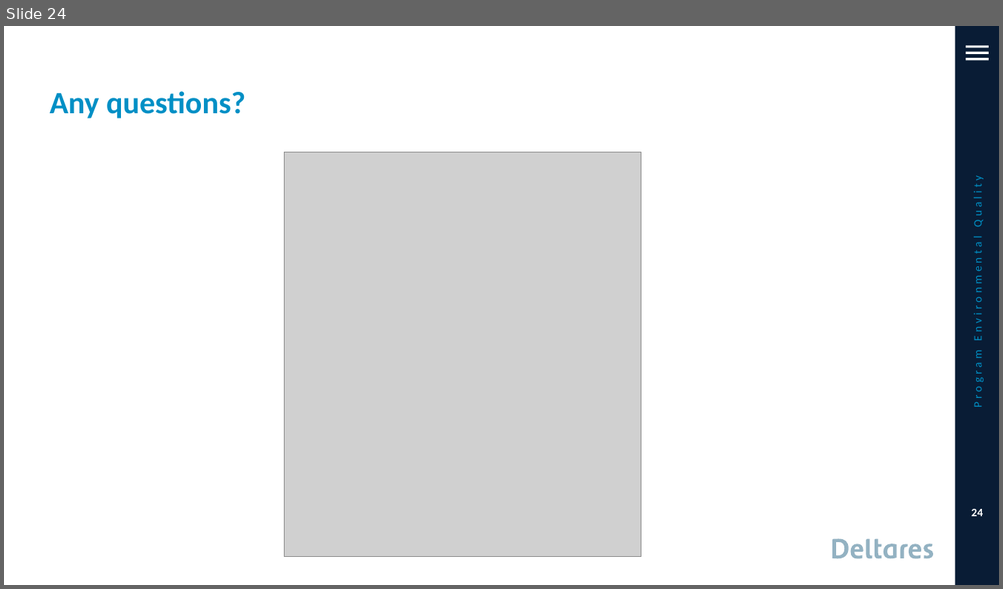
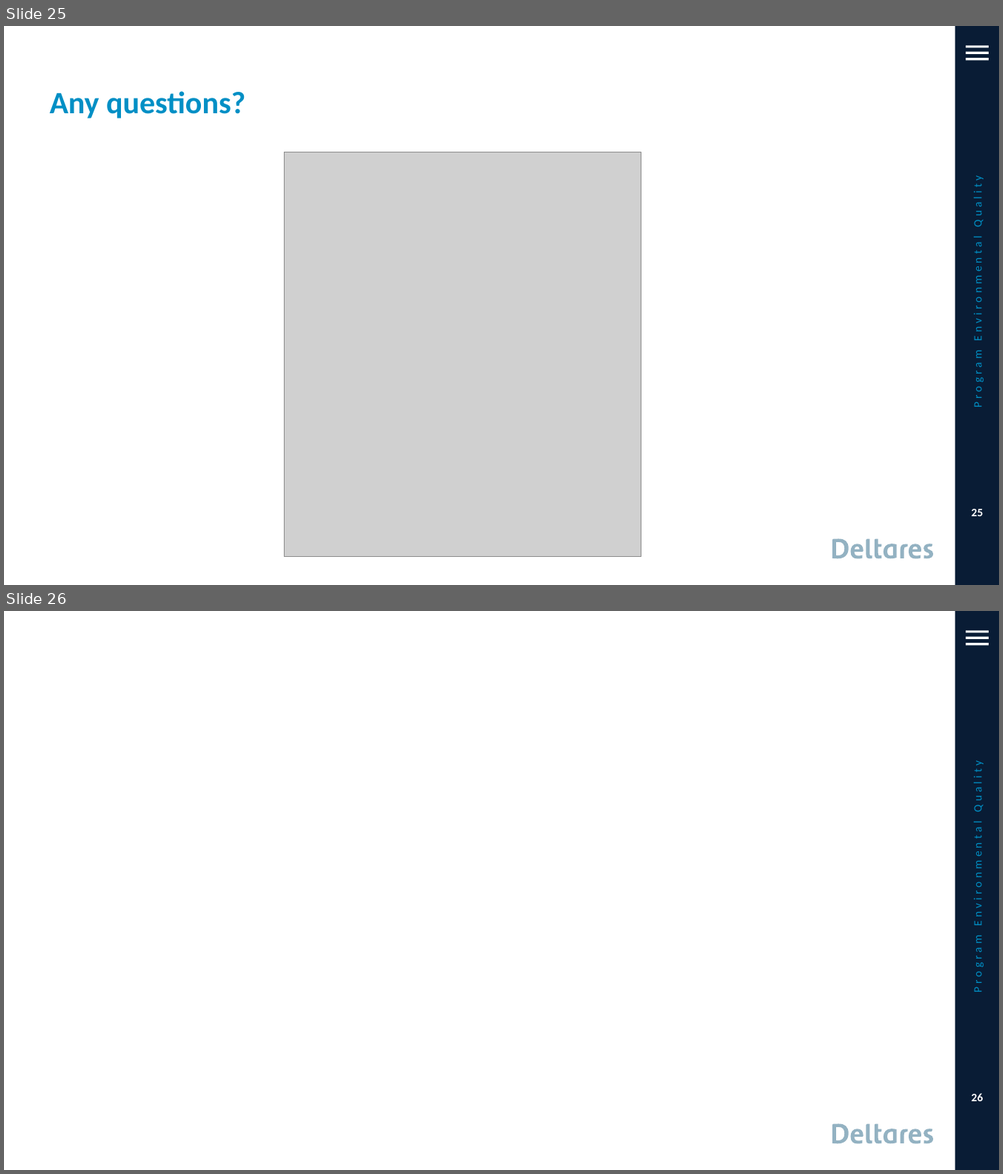
Before and after one commit to RSchueder/dflowutil, a slide deck: DFMWAQ_with_python.pptx. Shown one above the other, each under a label of ours: slide 24 before the commit, slides 25 and 26 after it. The pictures are 1003x589 and 1003x1174 pixels, drawn with LibreOffice and Linux fonts; fonts in the diff are those of the drawing; grey boxes stand for pictures; background and template pictures are left out. Boxes give left, top, right and bottom in pixels: in the first picture for what was removed or moved away, otherwise in the second. Text is boxed around its words. In the diff, an @@ line names an element or a change of style, - is before the commit and + after.

```diff
--- a/DFMWAQ_with_python.pptx
+++ b/DFMWAQ_with_python.pptx
@@ slide 26 added at box(4, 611, 999, 1170), background #FFFFFF; not listed: 5 template elements that a slide beside it also shows @@
@@ text added at box(970, 769, 984, 992), 11 pt, text #008FC5 @@
+Program Environmental Quality
@@ page number added at box(971, 1093, 983, 1102), 11 pt, text #FFFFFF, bold @@
+26
@@ what was slide 24 is now slide 25 @@
@@ page number at box(971, 509, 983, 517): text changed @@
-24
+25
```
Also in this commit, not shown: 15 slides changed, 2 other slides added, 6 other files.
